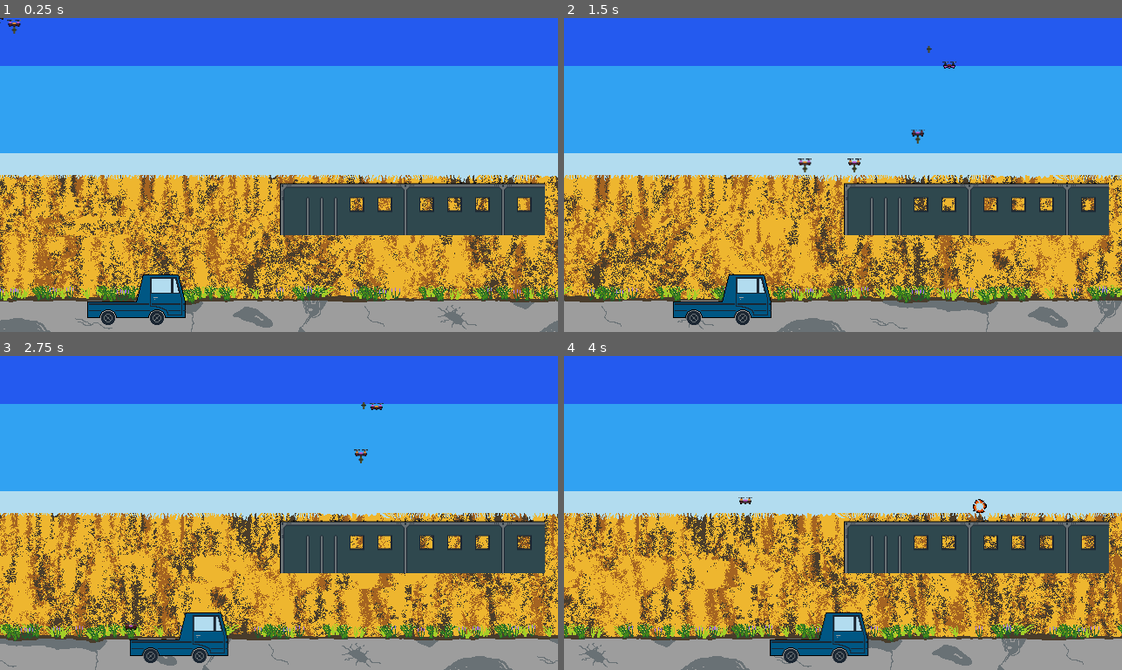
Above: before the commit, frames 1-4 (two rows, left to right).
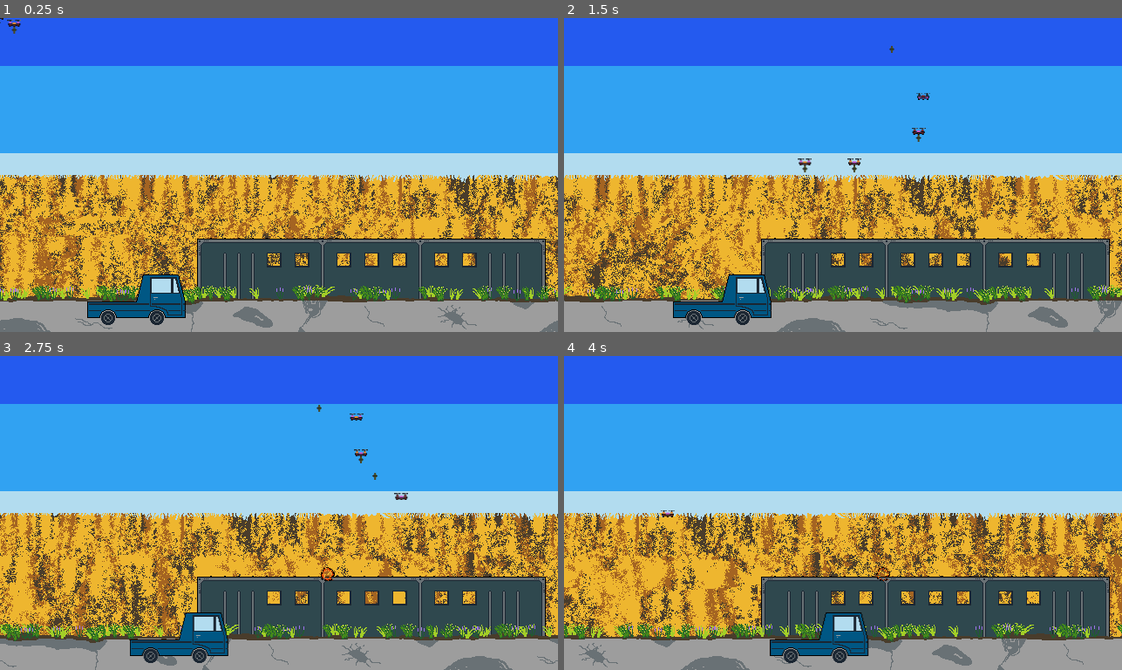
Above: after the commit, the same moments.

Repository: alpacanumerals/Boss-Rush
Game: Godot game, scene res://Main.tscn
Same seed, same stepped clock (60 frames per second), same inputs: the game is played once before the commit and once after it. This scene is started directly instead of the project's main scene.
Inputs (mouse positions are in pixels of both pictures, inside the frame that each line leads up to):
- Up to frame 1 (0.25 s): no input
- Up to frame 2 (1.5 s): tap Enter at 0.5 s; move the mouse to (965, 159) at 0.52 s; hold Right (ui_right) 0.53-1.28 s; tap F at 0.6, 1.35 s; move the mouse to (731, 190) at 1.27 s; hold Left (ui_left) from 1.28 s (still down)
- Up to frame 3 (2.75 s): move the mouse to (334, 443) at 2.02 s; release Left (ui_left) at 2.03 s; hold Right (ui_right) from 2.03 s (still down); tap F at 2.1 s
- Up to frame 4 (4 s): move the mouse to (815, 575) at 2.77 s; tap F at 2.85, 3.6 s; move the mouse to (1010, 560) at 3.52 s; release Right (ui_right) at 3.53 s; hold Left (ui_left) from 3.53 s (still down)

The runs differ from the first frame. In frame 1, 18% of the frame differs, in the area x 35-98%, y 52-90%; in frame 2, 18%; in frame 3, 18%; in frame 4, 17%.

Commit message:
adfgadfgadsfgadfsgdafg
afdgdfagafgaewffergergergadfgrh

Diff:
--- a/Main.tscn
+++ b/Main.tscn
@@ -52,7 +52,7 @@
 centered = false
 
 [node name="Train" parent="." instance=ExtResource( 9 )]
-position = Vector2( 473, 211 )
+position = Vector2( 426, 287 )
 
 [node name="ParallaxBackground2" type="ParallaxBackground" parent="."]
 layer = 0
--- a/Train.tscn
+++ b/Train.tscn
@@ -1,30 +1,19 @@
-[gd_scene load_steps=8 format=2]
+[gd_scene load_steps=5 format=2]
 
 [ext_resource path="res://train.gd" type="Script" id=1]
 [ext_resource path="res://sprites/train/train01.png" type="Texture" id=2]
-[ext_resource path="res://sprites/train/train00.png" type="Texture" id=3]
 
 [sub_resource type="RectangleShape2D" id=1]
-extents = Vector2( 73.5, 25.5 )
+extents = Vector2( 198, 41 )
 
-[sub_resource type="AtlasTexture" id=5]
-flags = 4
-atlas = ExtResource( 3 )
-region = Rect2( 0, 0, 304, 75 )
-
-[sub_resource type="AtlasTexture" id=6]
-flags = 4
-atlas = ExtResource( 2 )
-region = Rect2( 0, 0, 304, 75 )
-
-[sub_resource type="SpriteFrames" id=4]
+[sub_resource type="SpriteFrames" id=2]
 animations = [ {
-"frames": [ SubResource( 5 ) ],
+"frames": [  ],
 "loop": true,
-"name": "dead",
+"name": "broken",
 "speed": 5.0
 }, {
-"frames": [ SubResource( 6 ) ],
+"frames": [ ExtResource( 2 ) ],
 "loop": true,
 "name": "default",
 "speed": 5.0
@@ -39,8 +28,8 @@
 }
 
 [node name="CollisionShape2D" type="CollisionShape2D" parent="."]
-position = Vector2( 3.5, -9.5 )
+position = Vector2( 0, 8 )
 shape = SubResource( 1 )
 
 [node name="AnimatedSprite" type="AnimatedSprite" parent="."]
-frames = SubResource( 4 )
+frames = SubResource( 2 )
